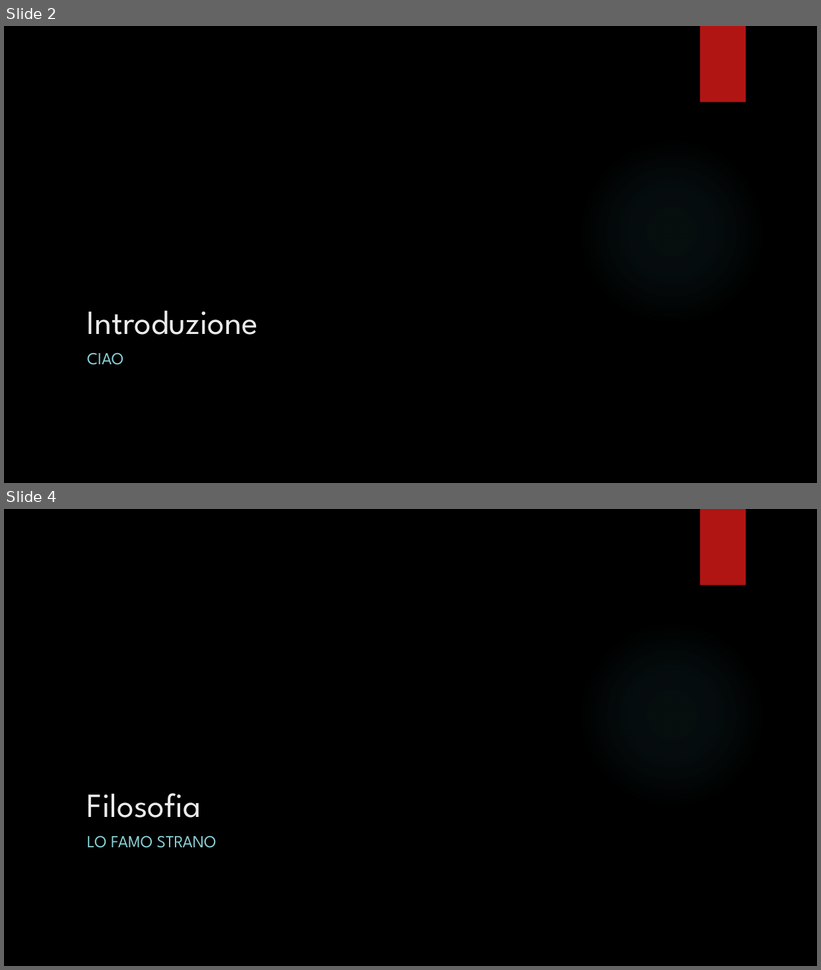
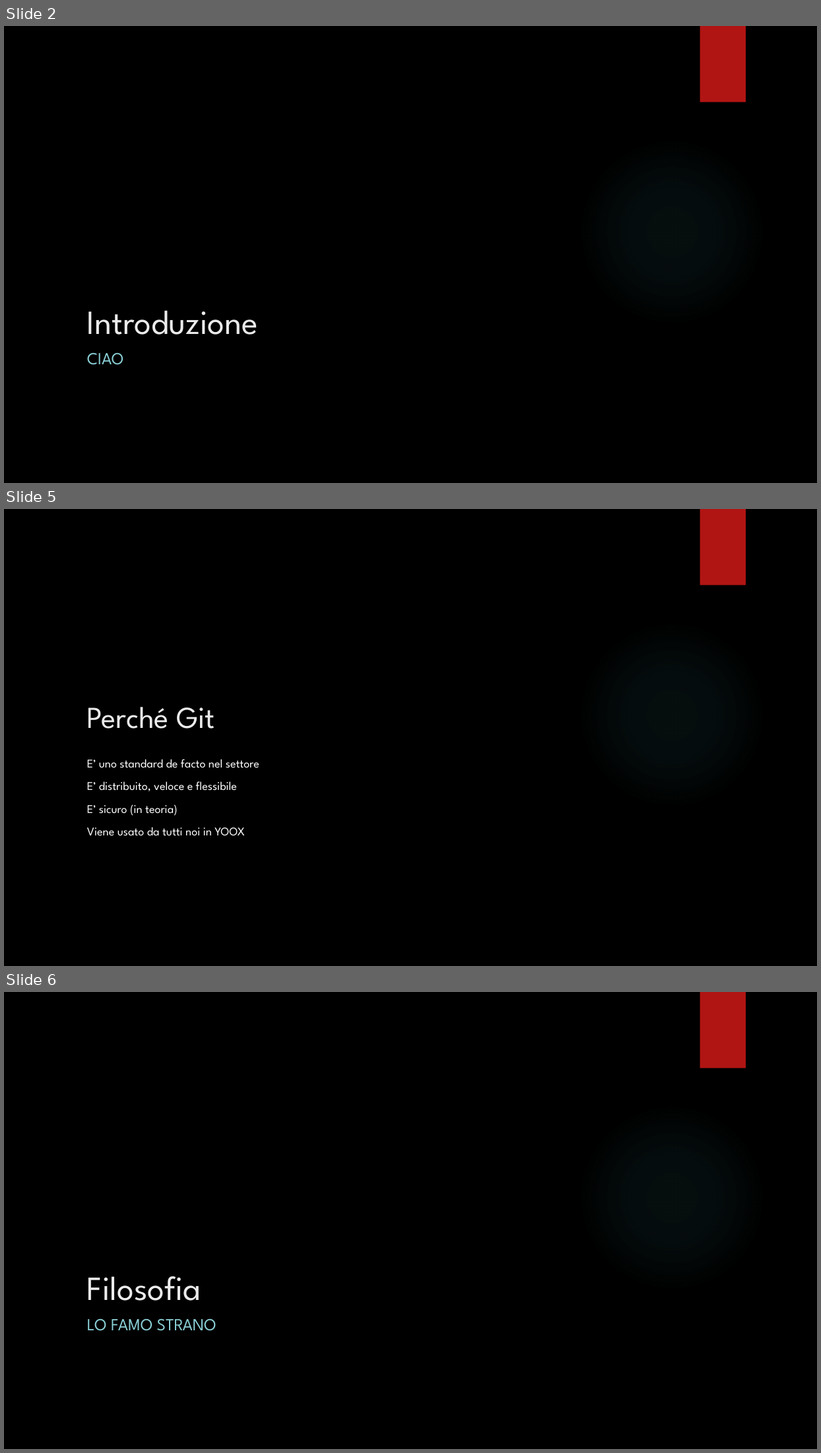
Before and after one commit to giuliocaccin/git-lo-stupido, a slide deck: Git.pptx. Shown one above the other, each under a label of ours: slides 2 and 4 before the commit, slides 2, 5 and 6 after it; the slides between them are not shown. The pictures are 821x970 and 821x1453 pixels, drawn with LibreOffice and Linux fonts; fonts in the diff are those of the drawing; background and template pictures are left out. Boxes give left, top, right and bottom in pixels: in the first picture for what was removed or moved away, otherwise in the second. Text is boxed around its words. In the diff, an @@ line names an element or a change of style, - is before the commit and + after.

```diff
--- a/Git.pptx
+++ b/Git.pptx
@@ slide 5 added at (4, 509, 817, 966), background picture (left out); not listed: 2 template elements that a slide beside it also shows @@
@@ title added at (87, 707, 215, 729), 36 pt, text #EBEBEB @@
+Perché Git
@@ text added at (87, 759, 259, 836), 14 pt, text #FFFFFF @@
+E’ uno standard de facto nel settore
+E’ distribuito, veloce e flessibile
+E’ sicuro (in teoria)
+Viene usato da tutti noi in YOOX
@@ what was slide 4 is now slide 6 @@
```
Also in this commit, not shown: 12 other slides added, 1 slide removed, 11 other files.
